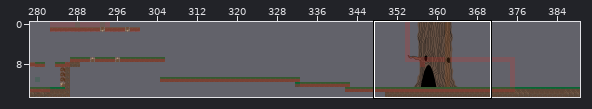
Two states of a Tiled map, JosieGame/Resources/tilemaps/1.3.tmx. Above, an overview of the earlier version with the close-up marked.
Close-up. First the earlier version:
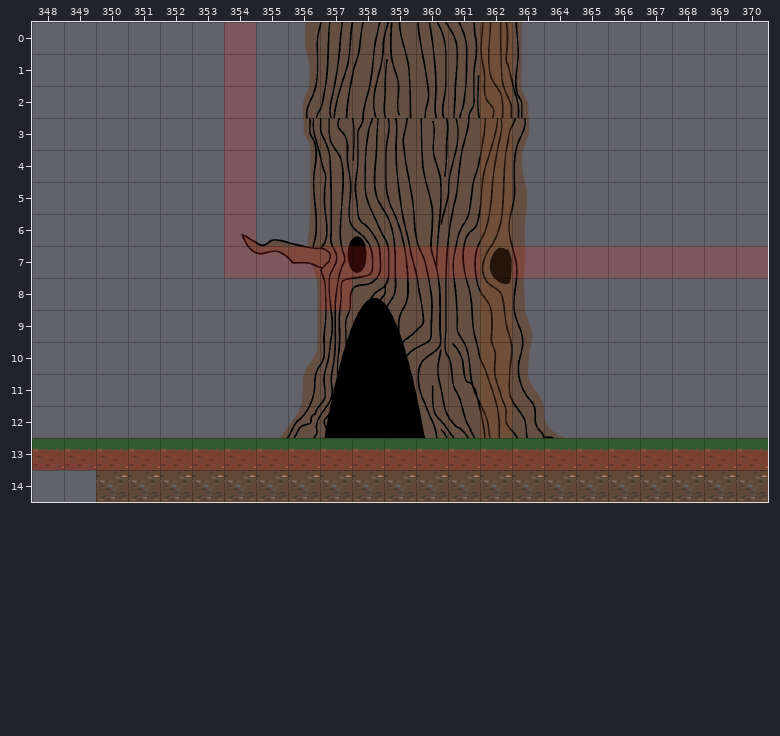
Cells are 72x72 px. Shown: x 348..370, y 0..14.
After the commit:
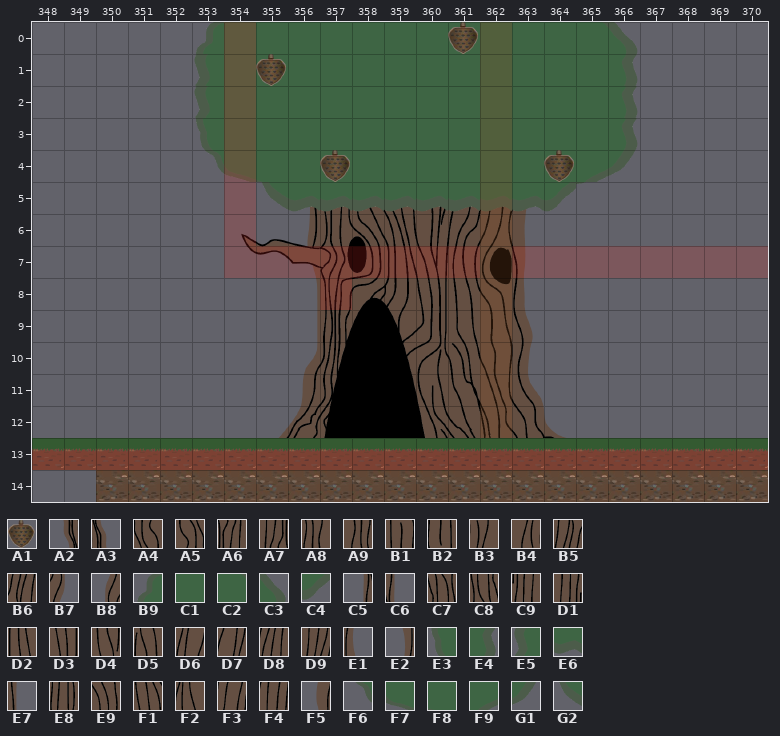
Key: from "Tileset": A1 31; from "trees": A2 23, A3 23 turned 180, A4 24, A5 24 turned 180, A6 25, A7 25 turned 180, A8 26, A9 26 turned 180, B1 27, B2 27 turned 180, B3 28, B4 28 turned 180, B5 29, B6 29 turned 180, B7 30, B8 30 turned 180, B9 33, C1 35, C2 39, C3 40, C4 40 turned 90, C5 56, C6 56 turned 180, C7 57, C8 57 turned 180, C9 58, D1 58 turned 180, D2 59, D3 59 turned 180, D4 60, D5 60 turned 180, D6 61, D7 61 turned 180, D8 62, D9 62 turned 180, E1 63, E2 63 turned 180, E3 66, E4 73, E5 73 turned 180, E6 73 turned 90, E7 89 turned 180, E8 90 turned 180, E9 91 turned 180, F1 92 turned 180, F2 93 turned 180, F3 94 turned 180, F4 95 turned 180, F5 96 turned 180, F6 99, F7 100, F8 101, F9 105, G1 106, G2 106 turned 90.
__ is an empty cell.
Tiles replaced or removed in this view: A2, A3, A4, A5, A6, A7, A8, A9, B1, B2, B3, B4, B5, B6, B7, B8, C5, C6, C7, C8, C9, D1, D2, D3, D4, D5, D6, D7, D8, D9, E1, E2, E7, E8, E9, F1, F2, F3, F4, F5.
The exact change:
Changed rows in their new state; .. is an unchanged cell.
Layer "Foreground_layer":
first column x 353:
 0 B9 C1 C1 C1 C1 C1 C1 C1 C1 C1 C1 C1 C2 C3
 1 E5 C1 C1 C1 C1 C1 C1 C1 C1 C1 C1 C1 C1 E4
 2 E5 C1 C1 C1 C1 C1 C1 C1 C1 C1 C1 C1 C1 E4
 3 E3 C1 C1 C1 C1 C1 C1 C1 C1 C1 C1 C1 C1 E4
 4 F6 F7 F8 C1 C1 C1 C1 C1 C1 C1 C1 C1 F9 G1
Layer "ForeForeGround_layer":
first column x 355:
 5 G2 E6 E6 E6 E6 E6 E6 E6 E6 C4
Layer "Background_layer":
first column x 355:
 0 .. .. .. .. .. .. A1 .. .. ..
 1 A1 .. .. .. .. .. .. .. .. ..
 4 .. .. A1 .. .. .. .. .. .. A1
Pixel boxes of the changes (left, top, right, bottom) in both close-ups:
changed: (194, 22, 638, 212)
